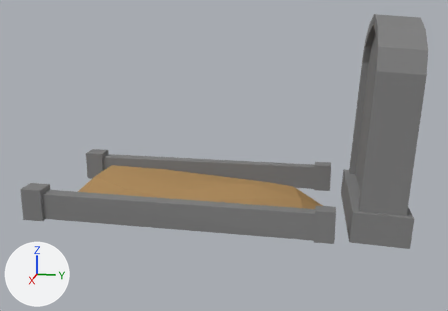
What one commit did to the Blender file PressureEngineViewer/Res/Tombstone.blend.
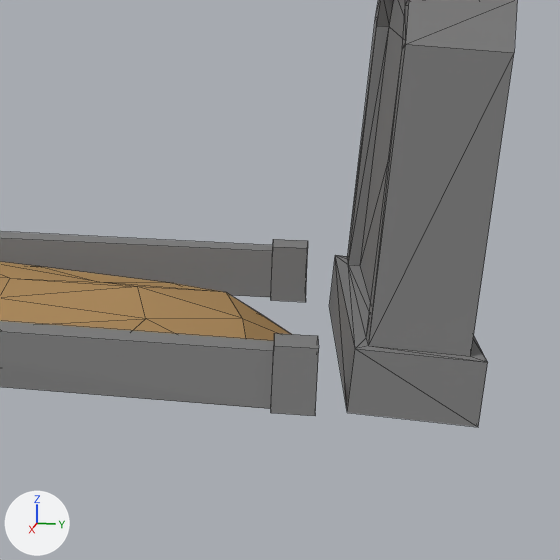
There are two pictures of each version: one whole from a 50 mm camera at (11.48, -0.69, 3.61) aimed at (0.16, -2.95, 0.78), one close up on the part from 42% to 100% of the width and 16% to 100% of the height. The axes (+X, +Y, +Z) are drawn at lower left. The lights are the same throughout. The close-ups show mesh edges as thin lines.
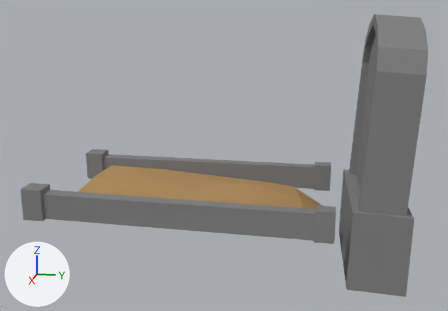
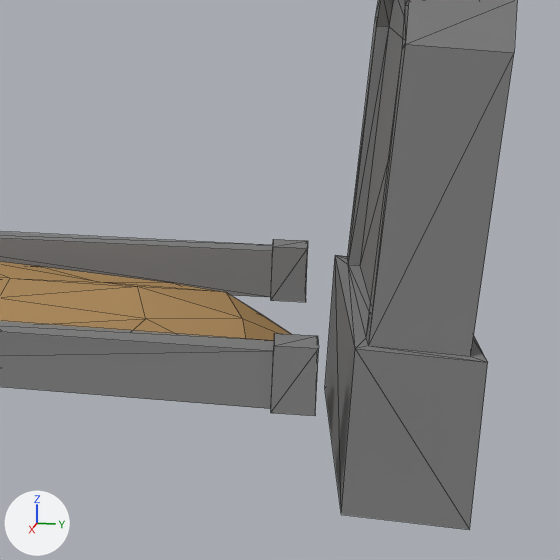
Boxes (x1, y1, x2, y2) around the edits, measured in the close-ups (560 x 560 px):
'Cube', reshaped
    before: (0, 0, 517, 427)
    after: (0, 0, 517, 530)
part 1 of me_cube_001, built on
    before: (0, 231, 488, 427)
    after: (0, 231, 488, 530)

The change, as a list of edits to the scene's bpy script:
```text
Change me_cube_001:
    used by ob_cube; location = (0.0, 0.0, 0.0); scale = (-1.47, 0.494, 0.261)
    remove me_cube_001.from_pydata(...)  # 122 vertices, 176 faces; spans x -1.17..1.07, y -12.9..1.05, z -1.43..13.12
    add me_cube_001.from_pydata(...)  # 122 vertices, 220 faces; spans x -1.17..1.07, y -12.9..1.05, z -4.71..13.12
    me_cube_001 part 1
    44 faces are deleted
    4 vertices move from x -1.04..0.99, y -1.49..0.88, z -1.43..-0.99 to x -1.04..0.99, y -1.5..0.87, z -4.71..-4.28
    88 new faces join them, mat_material (its picture is missing)
```
